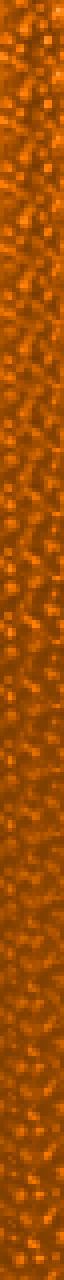
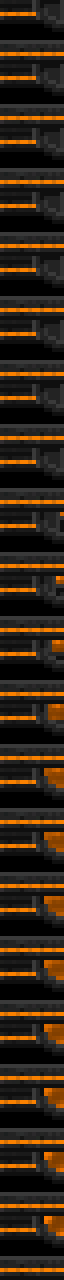
Two versions of the same layered image (w=64, h=1280). Layer-by-layer changes:
added layer "Machinery" above "Background" over left=0, top=0, right=64, bottom=1280
